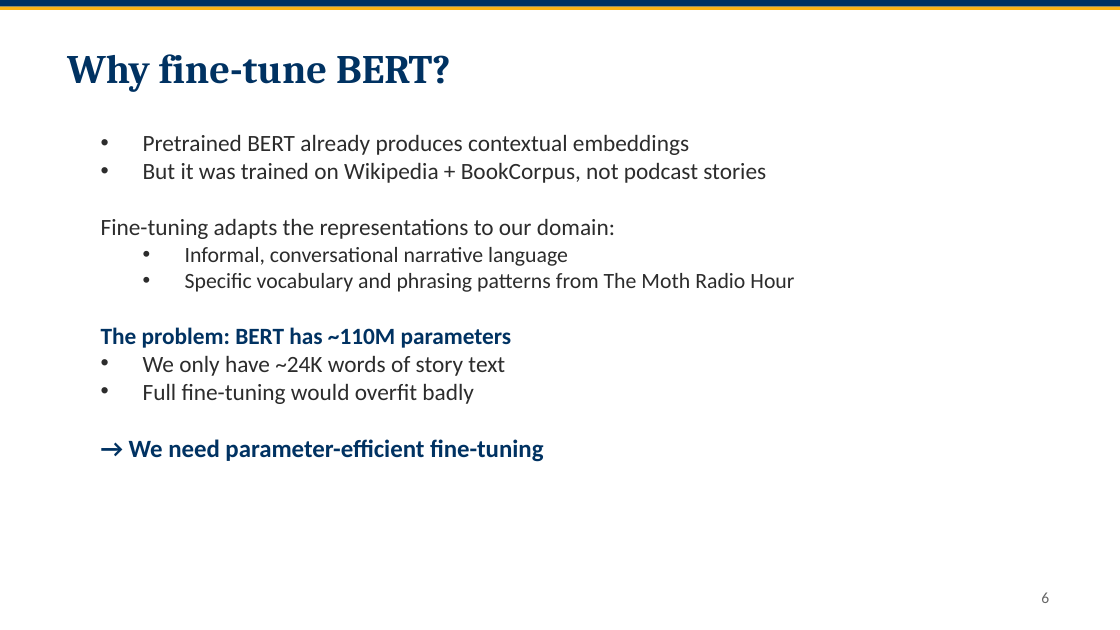
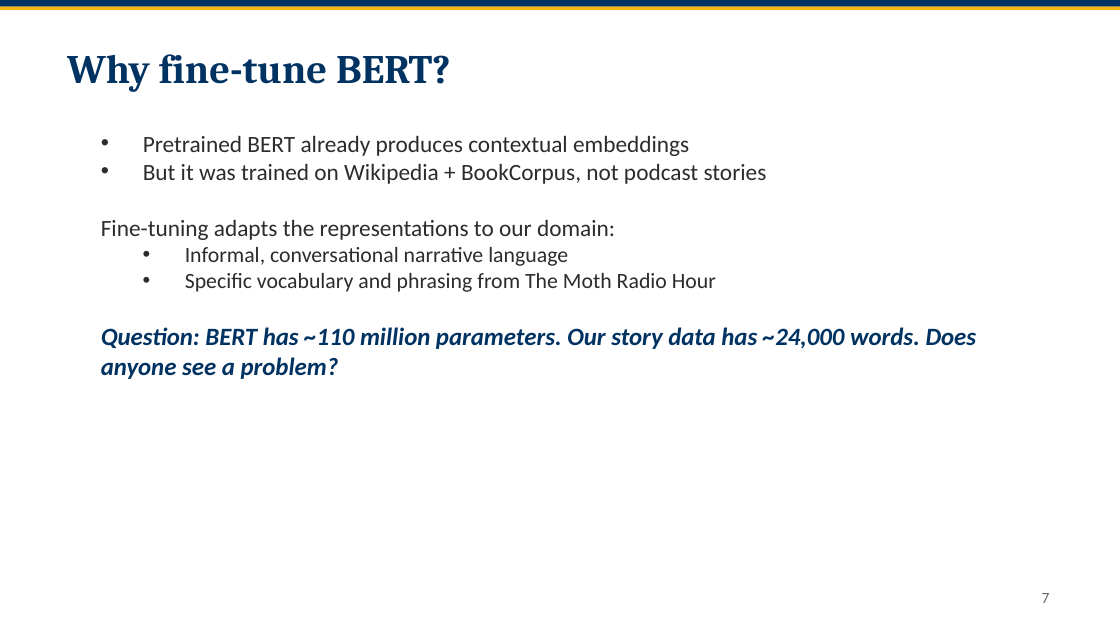
Before and after one commit to smrichardson/stat214, a slide deck: slide 7 of 26-214-discussion-week-13.pptx (slide 6 before the commit). Drawn at 1120x630 pixels with LibreOffice and Linux fonts; fonts in the diff are those of the drawing. Boxes give left, top, right and bottom in pixels: in the first picture for what was removed or moved away, otherwise in the second. Text is boxed around its words. In the diff, an @@ line names an element or a change of style, - is before the commit and + after.

```diff
--- a/26-214-discussion-week-13.pptx
+++ b/26-214-discussion-week-13.pptx
@@ text at box(101, 273, 977, 379): text changed; size 15 to 16 pt; text colour #2C2C2C to #003262; bold on; italic on @@
-  • Specific vocabulary and phrasing patterns from The Moth Radio Hour
-The problem: BERT has ~110M parameters
-• We only have ~24K words of story text
-• Full fine-tuning would overfit badly
-→ We need parameter-efficient fine-tuning
+  • Specific vocabulary and phrasing from The Moth Radio Hour
+Question: BERT has ~110 million parameters. Our story data has ~24,000 words. Does anyone see a problem?
@@ page number at box(1042, 593, 1050, 603): text changed @@
-6
+7
```
Also in this commit, not shown: 8 other slides changed, 8 slides added, 3 other files.
